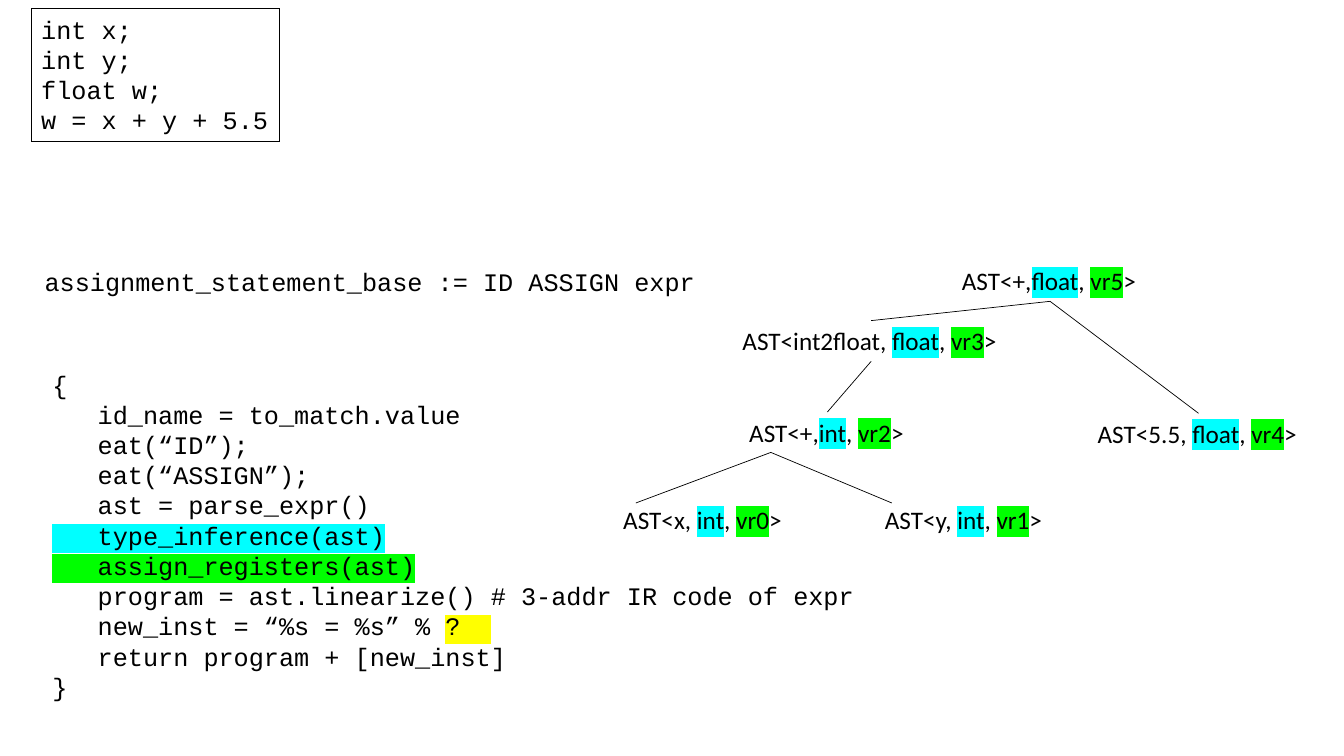
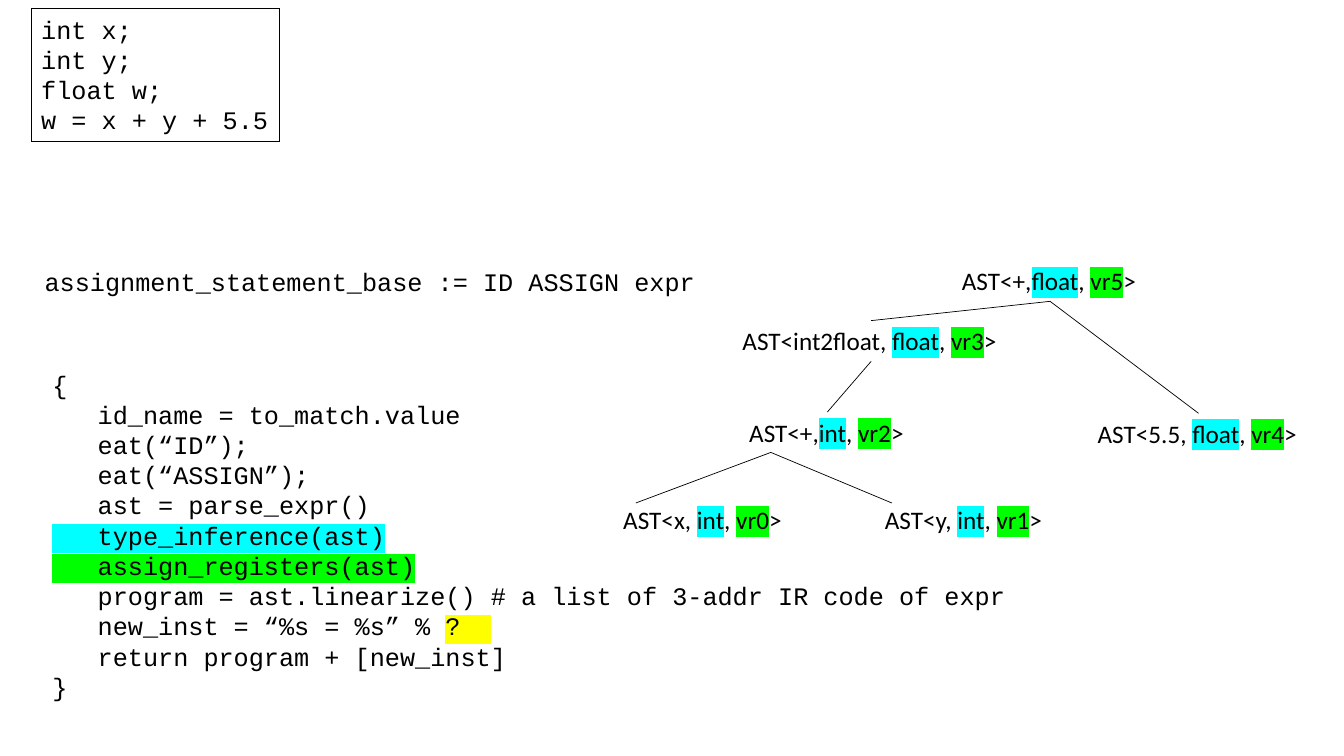
Before and after one commit to siero/CSE110A-W26, a slide deck: slide 53 of PDFS/C110-M3-04-FUNCTIONS-IR-SCOPE.pptx (slide 52 before the commit). Drawn at 1344x756 pixels with LibreOffice and Linux fonts; fonts in the diff are those of the drawing. Boxes give left, top, right and bottom in pixels: in the first picture for what was removed or moved away, otherwise in the second. Text is boxed around its words. In the diff, an @@ line names an element or a change of style, - is before the commit and + after.

```diff
--- a/PDFS/C110-M3-04-FUNCTIONS-IR-SCOPE.pptx
+++ b/PDFS/C110-M3-04-FUNCTIONS-IR-SCOPE.pptx
@@ text at bbox=[98, 587, 1004, 611]: text changed @@
-program = ast.linearize() # 3-addr IR code of expr
+program = ast.linearize() # a list of 3-addr IR code of expr
```
Also in this commit, not shown: 51 other slides changed, 4 slides added, 4 slides removed, 1 other file.
